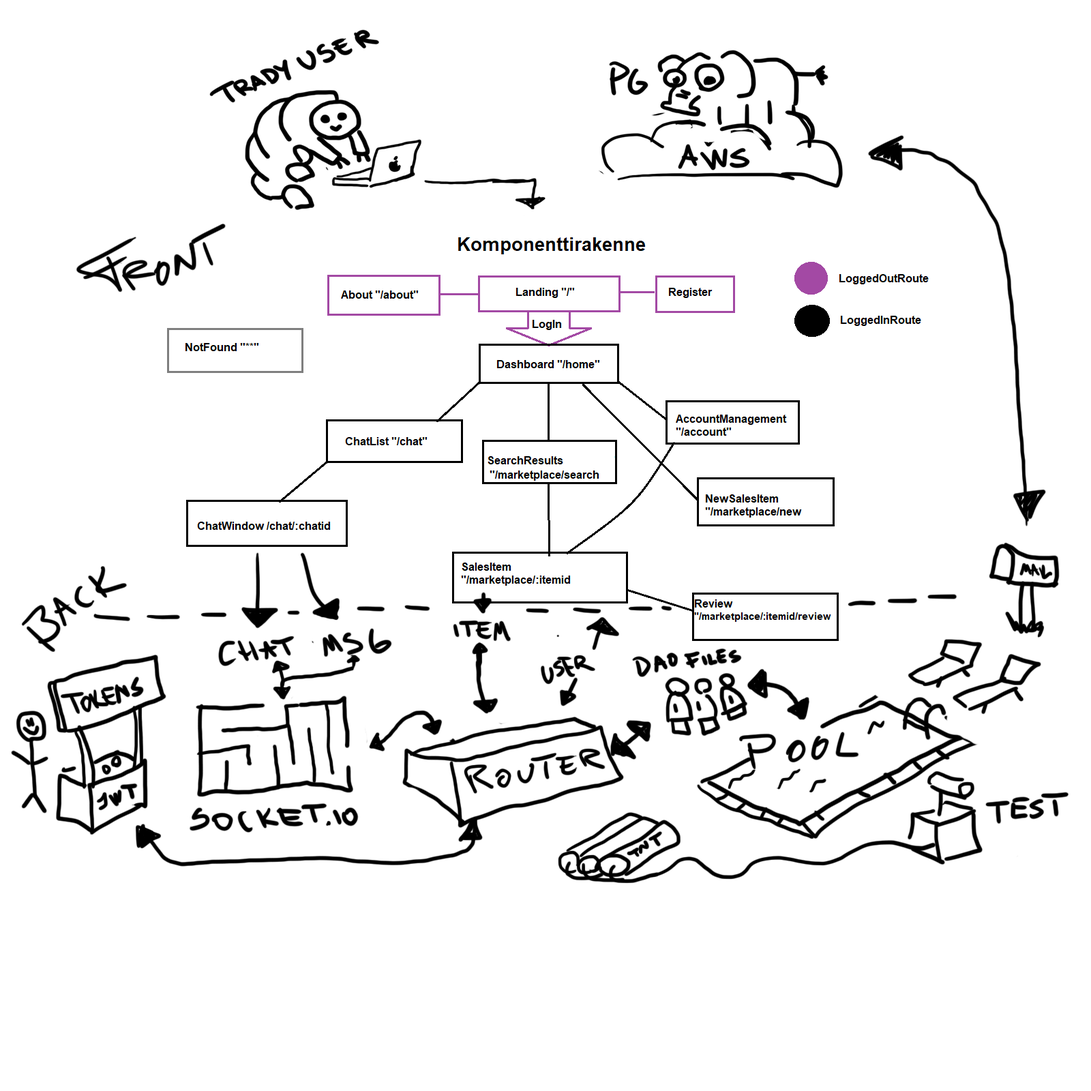
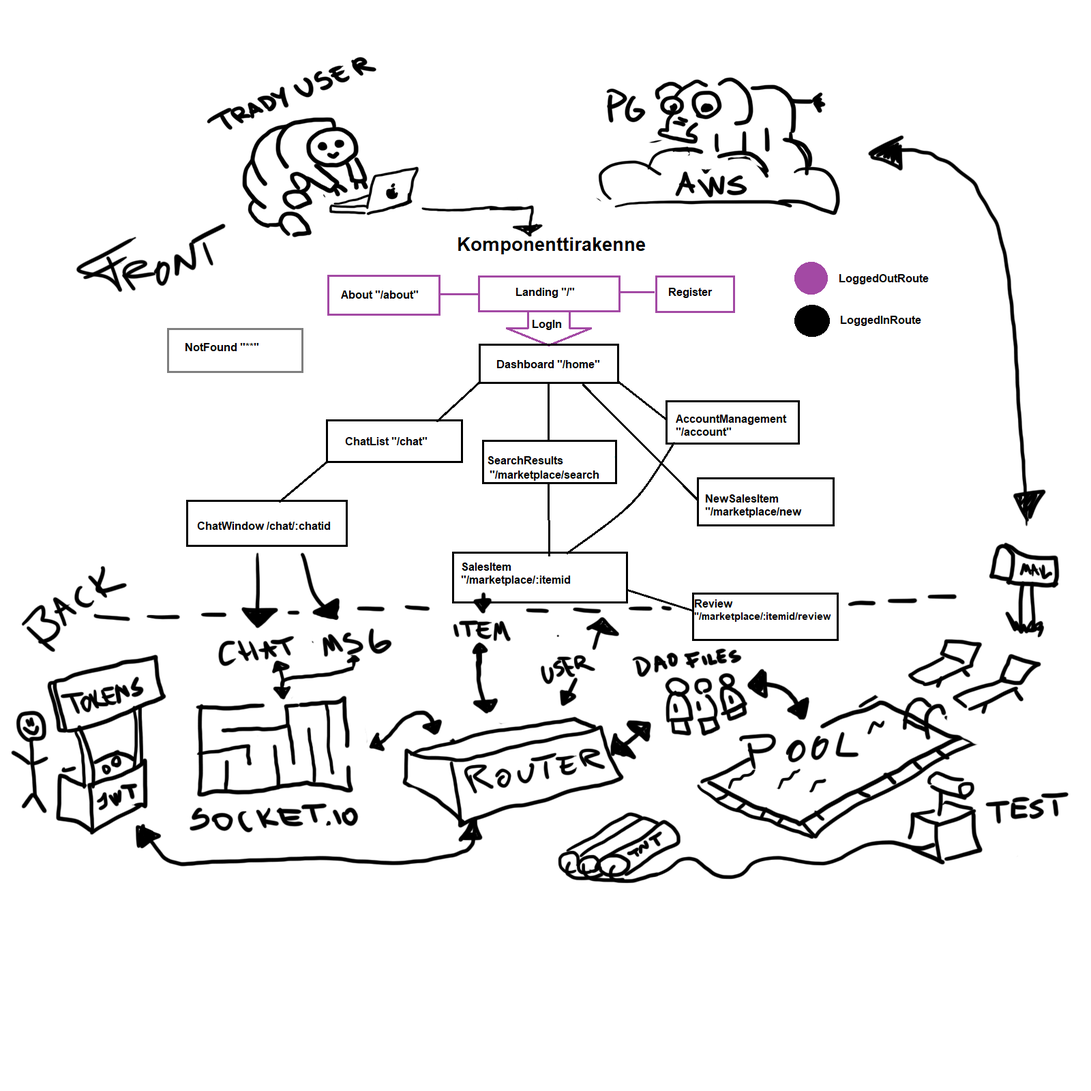
The second 1091×1091 image is a revision of the first. Changes to its layers:
painted on "Layer 2" over [206, 29, 844, 239]
